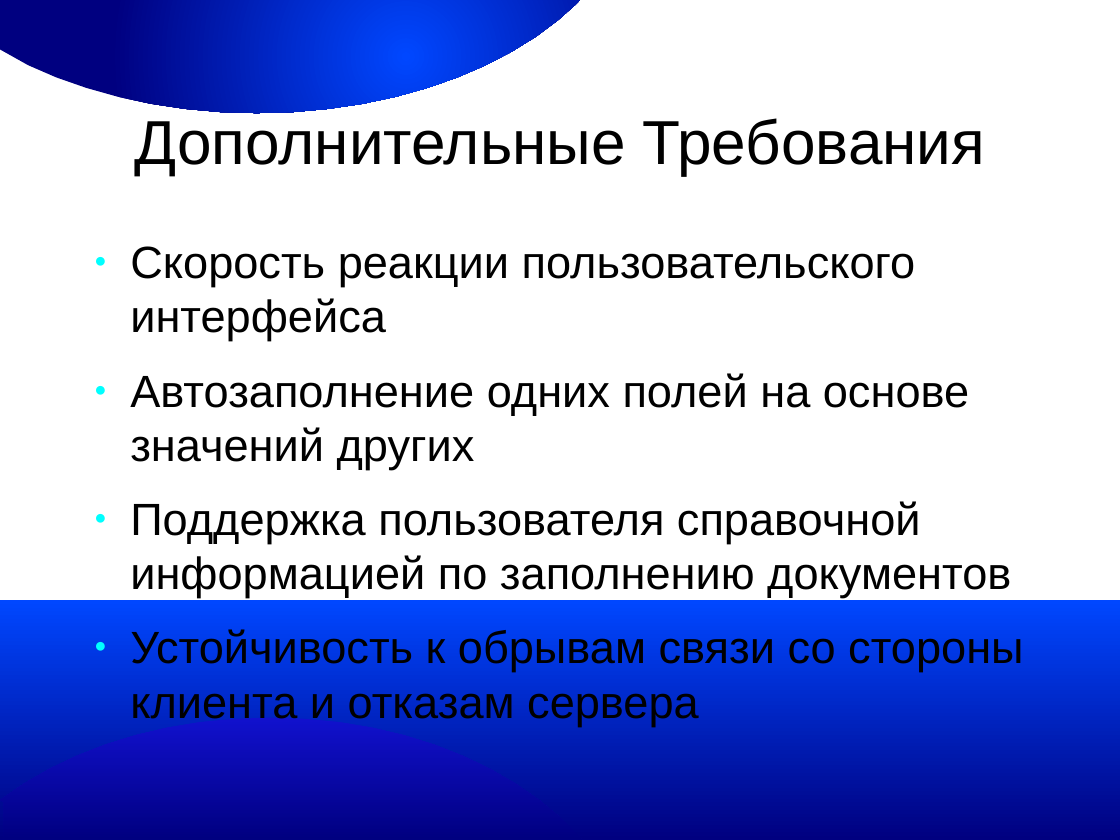
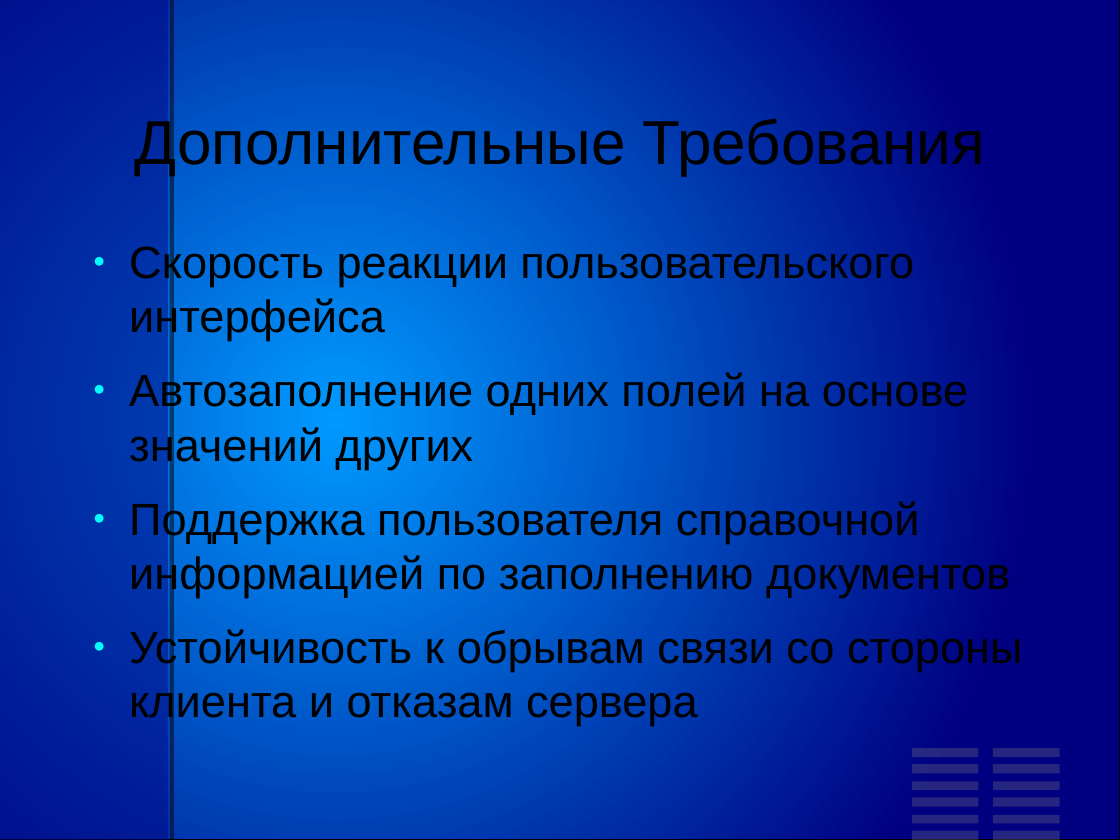
Before and after one commit to aeremenok/a-team-777, a slide deck: slide 4 of diploma/eav/diploma/demo.odp. Drawn at 1120x840 pixels with LibreOffice and Linux fonts; fonts in the diff are those of the drawing. Boxes give left, top, right and bottom in pixels: in the first picture for what was removed or moved away, otherwise in the second. Text is boxed around its words. In the diff, an @@ line names an element or a change of style, - is before the commit and + after.

```diff
--- a/diploma/eav/diploma/demo.odp
+++ b/diploma/eav/diploma/demo.odp
@@ freeform shape removed at <box>0,0,580,113</box> @@
@@ rectangle added at <box>0,0,1120,840</box>, fill gradient #0099FF to #000080, outline #000000 0 pt @@
@@ rectangle added at <box>0,0,169,840</box>, fill #000080 at 50% opacity @@
@@ rectangle added at <box>170,0,174,840</box>, fill #000000 at 50% opacity @@
@@ rectangle removed at <box>0,601,1120,840</box> @@
@@ freeform shape removed at <box>0,718,582,839</box> @@
@@ rectangle added at <box>913,748,980,757</box>, fill #808080 at 30% opacity @@
@@ rectangle added at <box>993,748,1060,757</box>, fill #808080 at 30% opacity @@
@@ rectangle added at <box>913,764,980,773</box>, fill #808080 at 30% opacity @@
@@ rectangle added at <box>993,764,1060,773</box>, fill #808080 at 30% opacity @@
@@ rectangle added at <box>913,798,980,807</box>, fill #808080 at 30% opacity @@
@@ rectangle added at <box>913,782,980,791</box>, fill #808080 at 30% opacity @@
@@ rectangle added at <box>993,798,1060,807</box>, fill #808080 at 30% opacity @@
@@ rectangle added at <box>993,782,1060,791</box>, fill #808080 at 30% opacity @@
@@ rectangle added at <box>913,831,980,840</box>, fill #808080 at 30% opacity @@
@@ rectangle added at <box>913,815,980,824</box>, fill #808080 at 30% opacity @@
@@ rectangle added at <box>993,831,1060,840</box>, fill #808080 at 30% opacity @@
@@ rectangle added at <box>993,815,1060,824</box>, fill #808080 at 30% opacity @@
```
Also in this commit, not shown: 12 other slides changed, 4 slides added.
